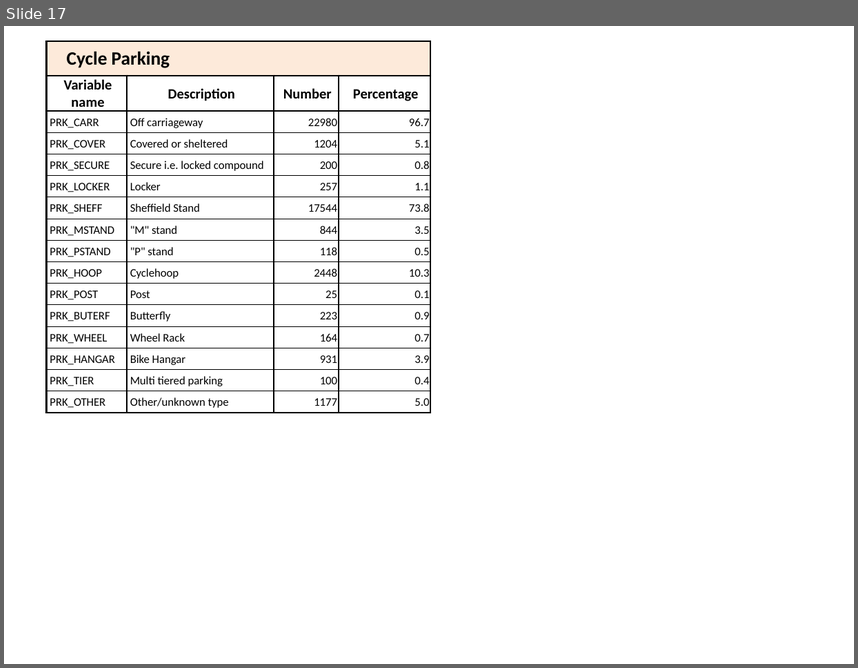
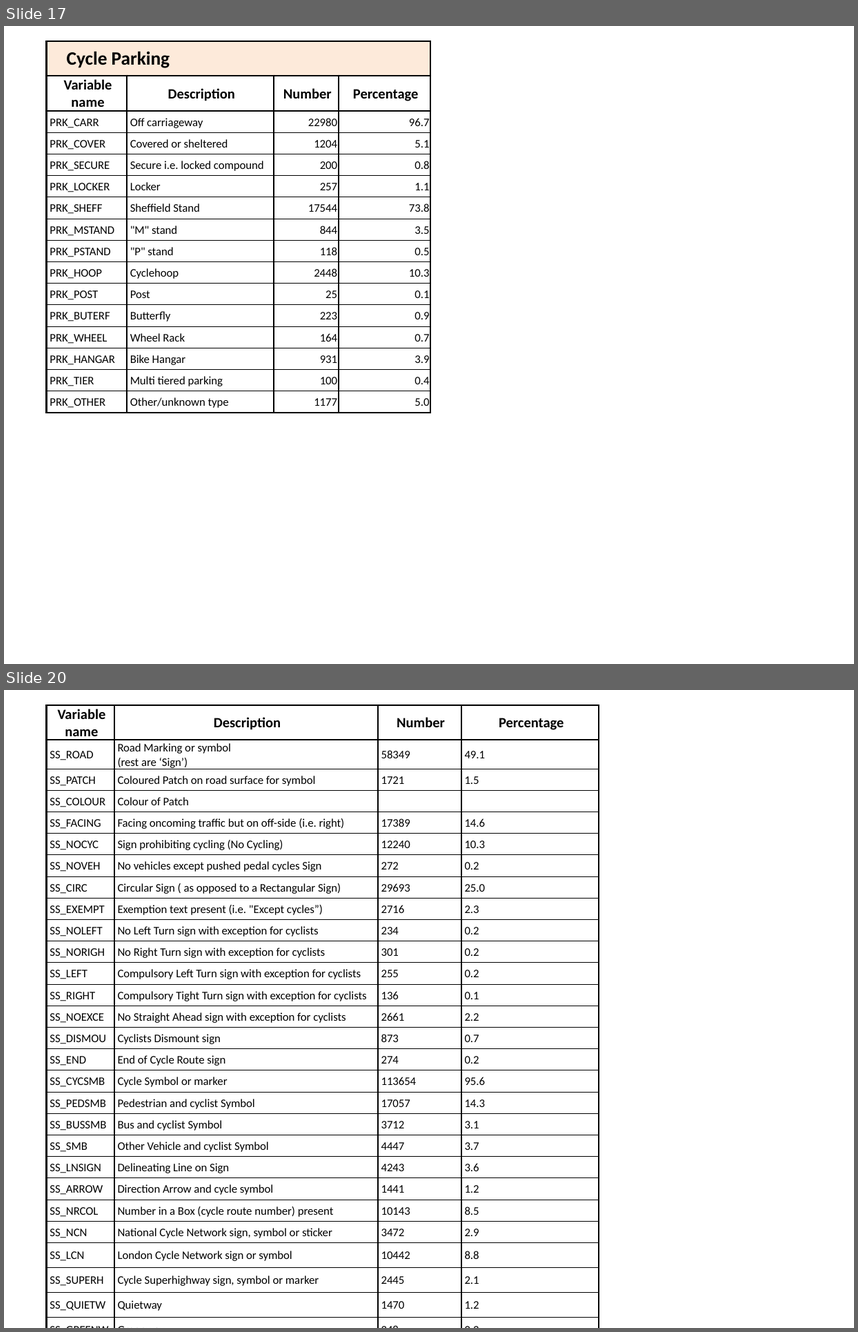
Before and after one commit to PublicHealthDataGeek/Diss, a slide deck: Results tables.pptx. Shown one above the other, each under a label of ours: slide 17 before the commit, slides 17 and 20 after it; the slides between them are not shown. The pictures are 858x668 and 858x1332 pixels, drawn with LibreOffice and Linux fonts; fonts in the diff are those of the drawing. Boxes give left, top, right and bottom in pixels: in the first picture for what was removed or moved away, otherwise in the second. Text is boxed around its words. In the diff, an @@ line names an element or a change of style, - is before the commit and + after.

```diff
--- a/Results tables.pptx
+++ b/Results tables.pptx
@@ slide 20 added at box(4, 690, 854, 1328), background #FFFFFF @@
@@ table added at box(47, 705, 599, 1328), 29 rows, 4 columns @@
+Variable name | Description | Number | Percentage
+SS_ROAD | Road Marking or symbol / (rest are ‘Sign’) | 58349 | 49.1
+SS_PATCH | Coloured Patch on road surface for symbol | 1721 | 1.5
+SS_COLOUR | Colour of Patch |  | 
+SS_FACING | Facing oncoming traffic but on off-side (i.e. right) | 17389 | 14.6
+SS_NOCYC | Sign prohibiting cycling (No Cycling) | 12240 | 10.3
+SS_NOVEH | No vehicles except pushed pedal cycles Sign | 272 | 0.2
+SS_CIRC | Circular Sign ( as opposed to a Rectangular Sign) | 29693 | 25.0
+SS_EXEMPT | Exemption text present (i.e. "Except cycles”) | 2716 | 2.3
+SS_NOLEFT | No Left Turn sign with exception for cyclists | 234 | 0.2
+SS_NORIGH | No Right Turn sign with exception for cyclists | 301 | 0.2
+SS_LEFT | Compulsory Left Turn sign with exception for cyclists | 255 | 0.2
+SS_RIGHT | Compulsory Tight Turn sign with exception for cyclists | 136 | 0.1
+SS_NOEXCE | No Straight Ahead sign with exception for cyclists | 2661 | 2.2
+SS_DISMOU | Cyclists Dismount sign | 873 | 0.7
+SS_END | End of Cycle Route sign | 274 | 0.2
+SS_CYCSMB | Cycle Symbol or marker | 113654 | 95.6
+SS_PEDSMB | Pedestrian and cyclist Symbol | 17057 | 14.3
+SS_BUSSMB | Bus and cyclist Symbol | 3712 | 3.1
+SS_SMB | Other Vehicle and cyclist Symbol | 4447 | 3.7
+SS_LNSIGN | Delineating Line on Sign | 4243 | 3.6
+SS_ARROW | Direction Arrow and cycle symbol | 1441 | 1.2
+SS_NRCOL | Number in a Box (cycle route number) present | 10143 | 8.5
+SS_NCN | National Cycle Network sign, symbol or sticker | 3472 | 2.9
+SS_LCN | London Cycle Network sign or symbol | 10442 | 8.8
+SS_SUPERH | Cycle Superhighway sign, symbol or marker | 2445 | 2.1
+SS_QUIETW | Quietway | 1470 | 1.2
+SS_GREENW | Greenway | 248 | 0.2
+SS_DESTN | Destination sign | 14456 | 12.2
```
Also in this commit, not shown: 3 other slides added, 26 other files.
